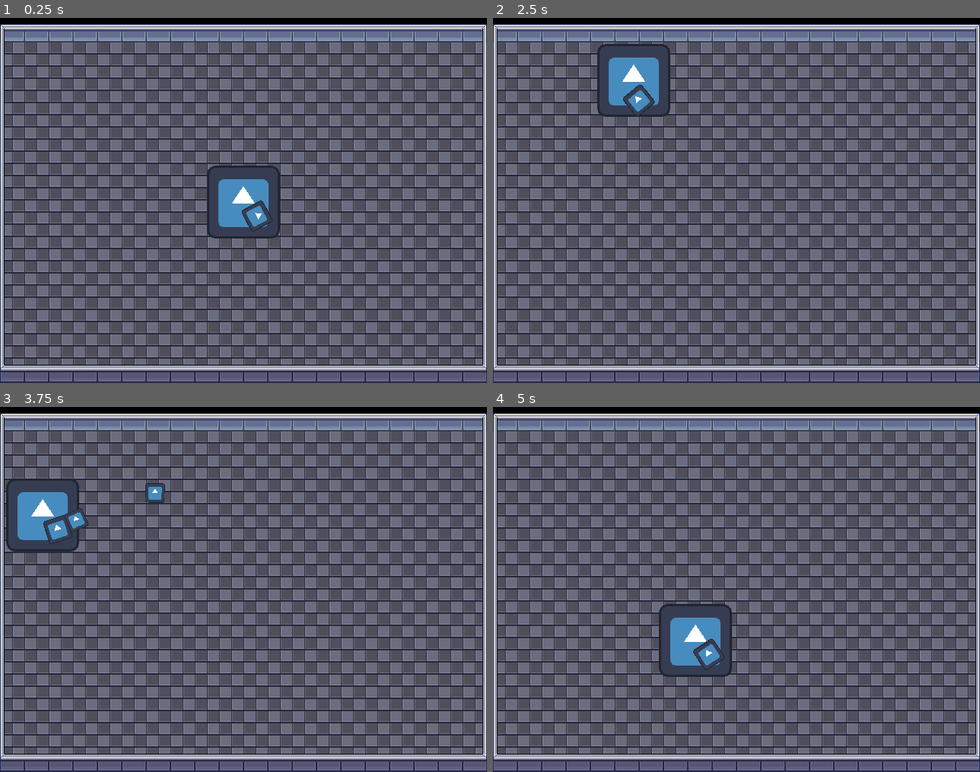
Above: before the commit, frames 1-4 (two rows, left to right).
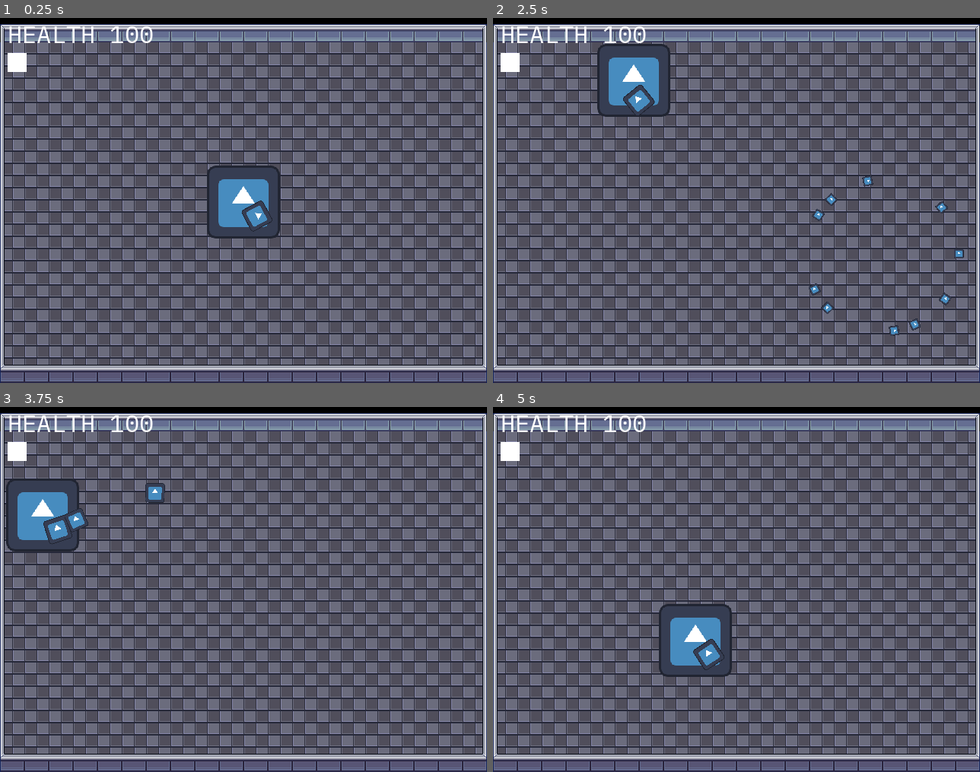
Above: after the commit, the same moments.

Repository: kevinfiddick/kill-switch
Game: Godot game, scene res://scenes/TestLevel.tscn
Two runs of this game, one before a commit and one after it. Both use one fixed random seed, a clock stepped at 60 frames per second and the inputs below. This scene is started directly instead of the project's main scene. The engine's default icon, where the game draws it, is replaced by a stand-in: a white triangle on a blue panel in a dark square.
Inputs (mouse positions are in pixels of both pictures, inside the frame that each line leads up to):
- Up to frame 1 (0.25 s): no input
- Up to frame 2 (2.5 s): tap Enter at 0.5 s; move the mouse to (712, 273) at 0.52 s; hold Right mouse button (secondary_fire) 0.53-1.28 s; hold Up (up) 0.53-2.03 s; move the mouse to (882, 255) at 1.27 s; click (882, 255) at 1.35 s; right-click (882, 255) at 1.55 s; move the mouse to (590, 145) at 2.02 s; hold Left (left) from 2.03 s (still down); hold Right mouse button (secondary_fire) from 2.03 s (still down)
- Up to frame 3 (3.75 s): move the mouse to (267, 589) at 2.77 s; release Right mouse button (secondary_fire) at 2.78 s; right-click (267, 589) at 2.85 s; tap Space at 3.5 s; move the mouse to (170, 498) at 3.52 s; release Left (left) at 3.53 s; press the mouse at (170, 498) at 3.53 s; hold Down (down) from 3.53 s (still down)
- Up to frame 4 (5 s): right-click (663, 498) at 3.8 s; move the mouse to (843, 571) at 4.27 s; release Down (down) at 4.28 s; release the mouse at (843, 571) at 4.28 s; hold D (right) from 4.28 s (still down); right-click (843, 571) at 4.35 s

The runs differ from the first frame. In frame 1, 0.6% of the frame differs, in the area x 1-32%, y 2-15%; in frame 2, 1.1%, in the area x 1-97%, y 2-88%; in frame 3, 0.6%; in frame 4, 0.6%.

Commit message:
Add grenade shrapnel, Add grenade cooldown element to hud

Diff:
--- a/scenes/HUD.tscn
+++ b/scenes/HUD.tscn
@@ -1,14 +1,57 @@
-[gd_scene load_steps=2 format=3 uid="uid://cg2j6hgvxv842"]
+[gd_scene load_steps=4 format=3 uid="uid://cg2j6hgvxv842"]
 
 [ext_resource type="FontFile" uid="uid://bbwgbeipobag8" path="res://assets/fonts/IBMPlexMono-Regular.ttf" id="1_i6xgb"]
+[ext_resource type="Script" path="res://scripts/Hud.gd" id="1_jjve7"]
 
-[node name="Control" type="CanvasLayer"]
+[sub_resource type="StyleBoxEmpty" id="StyleBoxEmpty_jbu7q"]
 
-[node name="Label2" type="Label" parent="."]
-offset_right = 40.0
-offset_bottom = 23.0
+[node name="HUD" type="CanvasLayer"]
+script = ExtResource("1_jjve7")
+
+[node name="PanelContainer" type="PanelContainer" parent="."]
+offset_right = 192.0
+offset_bottom = 123.0
+size_flags_horizontal = 0
+size_flags_vertical = 0
+theme_override_styles/panel = SubResource("StyleBoxEmpty_jbu7q")
+
+[node name="MarginContainer" type="MarginContainer" parent="PanelContainer"]
+layout_mode = 2
+theme_override_constants/margin_left = 10
+
+[node name="VBoxContainer" type="VBoxContainer" parent="PanelContainer/MarginContainer"]
+layout_mode = 2
+
+[node name="Label2" type="Label" parent="PanelContainer/MarginContainer/VBoxContainer"]
+layout_mode = 2
 theme_override_fonts/font = ExtResource("1_i6xgb")
-theme_override_font_sizes/font_size = 48
+theme_override_font_sizes/font_size = 32
 text = "HEALTH 100
 "
 horizontal_alignment = 2
+
+[node name="ReferenceRect" type="ReferenceRect" parent="PanelContainer/MarginContainer/VBoxContainer"]
+custom_minimum_size = Vector2(25, 25)
+layout_mode = 2
+size_flags_horizontal = 0
+size_flags_vertical = 0
+border_color = Color(0, 0, 0, 1)
+
+[node name="GrenadeCD" type="ColorRect" parent="PanelContainer/MarginContainer/VBoxContainer/ReferenceRect"]
+custom_minimum_size = Vector2(25, 25)
+layout_mode = 1
+anchors_preset = 7
+anchor_left = 0.5
+anchor_top = 1.0
+anchor_right = 0.5
+anchor_bottom = 1.0
+offset_left = -12.5
+offset_top = -25.0
+offset_right = 12.5
+grow_horizontal = 2
+grow_vertical = 0
+size_flags_horizontal = 0
+size_flags_vertical = 0
+
+[node name="GrenadeCDTimer" type="Timer" parent="PanelContainer/MarginContainer/VBoxContainer/ReferenceRect/GrenadeCD"]
+one_shot = true
--- a/scenes/Player.tscn
+++ b/scenes/Player.tscn
@@ -1,9 +1,10 @@
-[gd_scene load_steps=6 format=3 uid="uid://c2160l6nbot3u"]
+[gd_scene load_steps=7 format=3 uid="uid://c2160l6nbot3u"]
 
 [ext_resource type="Script" path="res://scripts/Player.gd" id="1_6ykmx"]
 [ext_resource type="Texture2D" uid="uid://bo7xm7gmyj48p" path="res://icon.svg" id="2_m53a3"]
 [ext_resource type="PackedScene" uid="uid://ducuap6fxn2su" path="res://scenes/weapons/primary/PrimaryWeapon.tscn" id="3_xwcbc"]
 [ext_resource type="PackedScene" uid="uid://dhee5osoh26s3" path="res://scenes/weapons/grenade/GrenadeController.tscn" id="4_r2l2v"]
+[ext_resource type="PackedScene" uid="uid://cg2j6hgvxv842" path="res://scenes/HUD.tscn" id="5_urac5"]
 
 [sub_resource type="CircleShape2D" id="CircleShape2D_yq888"]
 radius = 100.0
@@ -25,3 +26,7 @@
 position = Vector2(31, 54)
 
 [node name="GrenadeController" parent="." instance=ExtResource("4_r2l2v")]
+
+[node name="HUD" parent="." instance=ExtResource("5_urac5")]
+
+[connection signal="grenade_thrown" from="GrenadeController" to="HUD" method="_on_grenade_controller_grenade_thrown"]
--- a/scenes/weapons/grenade/GrenadeShrapnel.tscn
+++ b/scenes/weapons/grenade/GrenadeShrapnel.tscn
@@ -1,6 +1,11 @@
-[gd_scene load_steps=2 format=3 uid="uid://ci5hcs8ndfpeb"]
+[gd_scene load_steps=3 format=3 uid="uid://ci5hcs8ndfpeb"]
 
 [ext_resource type="Script" path="res://scripts/weapons/grenade/GrenadeShrapnel.gd" id="1_x1wcg"]
+[ext_resource type="Texture2D" uid="uid://bo7xm7gmyj48p" path="res://icon.svg" id="2_daia5"]
 
 [node name="Grenade Shrapnel" type="Node2D"]
 script = ExtResource("1_x1wcg")
+
+[node name="Sprite2D" type="Sprite2D" parent="."]
+scale = Vector2(0.1, 0.1)
+texture = ExtResource("2_daia5")
--- /dev/null
+++ b/scripts/Hud.gd
@@ -0,0 +1,16 @@
+extends CanvasLayer
+
+@onready var grenade_controller: Node2D = $"../GrenadeController"
+@onready var grenade_cd: ColorRect = $PanelContainer/MarginContainer/VBoxContainer/GrenadeCD
+@onready var grenade_cd_timer: Timer = $PanelContainer/MarginContainer/VBoxContainer/GrenadeCD/GrenadeCDTimer
+
+
+
+#func _process(delta: float) -> void:
+	#if !grenade_cd_timer.is_stopped():
+		#print(grenade_cd_timer.time_left)
+		#grenade_cd.scale.y = 300
+		#pass
+
+#func _on_grenade_controller_grenade_thrown() -> void:
+	#grenade_cd_timer.start(5)
--- a/scripts/weapons/grenade/GrenadeController.gd
+++ b/scripts/weapons/grenade/GrenadeController.gd
@@ -1,10 +1,14 @@
 extends Node2D
 
 const PROJECTILE = preload("res://scenes/weapons/grenade/GrenadeProjectile.tscn")
-const BASE_ATTACK_SPEED = 300 # ticks between shots
-const RANGE = 100 # px ?
+const BASE_ATTACK_SPEED: int = 300 # ticks between shots
+const RANGE: float = 100.0 # px ?
 
-var last_shot = BASE_ATTACK_SPEED
+signal grenade_thrown
+
+@export var attack_speed: int = BASE_ATTACK_SPEED
+
+var last_shot = attack_speed
 
 
 # Called every frame. 'delta' is the elapsed time since the previous frame.
@@ -23,7 +27,7 @@
 
 	# Releasing secondary fire throws grenade projectile
 	if Input.is_action_just_released("secondary_fire"):
-		if last_shot < BASE_ATTACK_SPEED: return
+		if last_shot < attack_speed: return
 		else: last_shot = 0
 
 		var projectile_instance = PROJECTILE.instantiate()
@@ -36,6 +40,8 @@
 		else:
 			projectile_instance.scale.y = 1
 
+		grenade_thrown.emit()
+
 
 func _physics_process(_delta: float) -> void:
 	last_shot += 1
--- a/scripts/weapons/grenade/GrenadeProjectile.gd
+++ b/scripts/weapons/grenade/GrenadeProjectile.gd
@@ -1,9 +1,12 @@
 extends Node2D
 
-@export var end_position: Vector2
+const SHRAPNEL = preload("res://scenes/weapons/grenade/GrenadeShrapnel.tscn")
 
 const SPEED: int = 300
 const TICKS_TO_EXPIRE: int = 600
+const NUMBER_SHRAPNEL: int = 10
+
+@export var end_position: Vector2
 
 var ticks = 0
 
@@ -23,7 +26,22 @@
 		y_direction = 1
 	else: y_direction = -1
 
+	# If grenade position passes end position
 	if (position.x * x_direction > end_position.x * x_direction) and (position.y * y_direction > end_position.y * y_direction):
+		# Spawn shrapnel
+		for i in NUMBER_SHRAPNEL:
+			var shrapnel_instance = SHRAPNEL.instantiate()
+			get_tree().root.add_child(shrapnel_instance)
+			shrapnel_instance.global_position = global_position
+
+			# Create full circle of shrapnel, but randomize rotation within segments
+			var degree = 360 / NUMBER_SHRAPNEL * i
+			shrapnel_instance.rotation_degrees = degree + (randf() * (360 / NUMBER_SHRAPNEL))
+
+			if shrapnel_instance.rotation_degrees > 90 and shrapnel_instance.rotation_degrees < 270:
+				shrapnel_instance.scale.y = -1
+			else:
+				shrapnel_instance.scale.y = 1
 		queue_free()
 		pass
 
--- a/scripts/weapons/grenade/GrenadeShrapnel.gd
+++ b/scripts/weapons/grenade/GrenadeShrapnel.gd
@@ -1,11 +1,18 @@
 extends Node2D
 
+const SPEED: int = 600
+const TICKS_TO_EXPIRE = 12
+const PIERCE = 1
 
-# Called when the node enters the scene tree for the first time.
-func _ready() -> void:
-	pass # Replace with function body.
+var ticks = 0
 
 
 # Called every frame. 'delta' is the elapsed time since the previous frame.
-func _process(delta: float) -> void:
-	pass
+func _physics_process(delta: float) -> void:
+	if ticks >= TICKS_TO_EXPIRE:
+		queue_free()
+		pass
+
+	position += transform.x * SPEED * delta
+
+	ticks += 1
